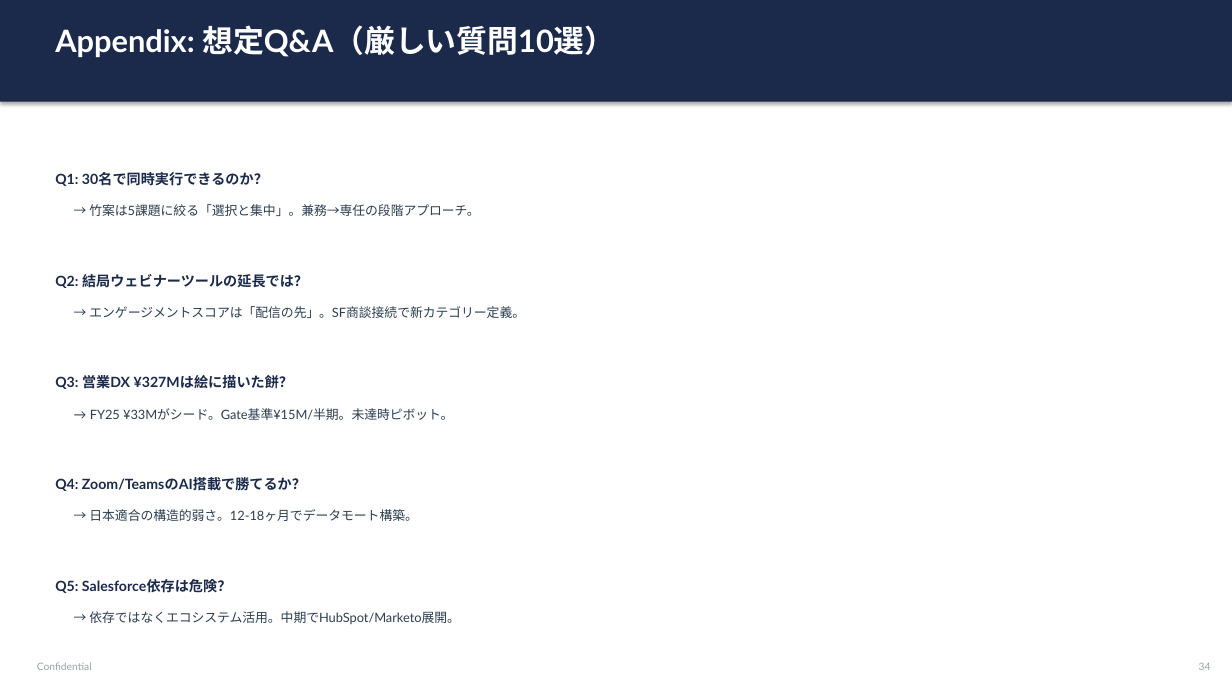
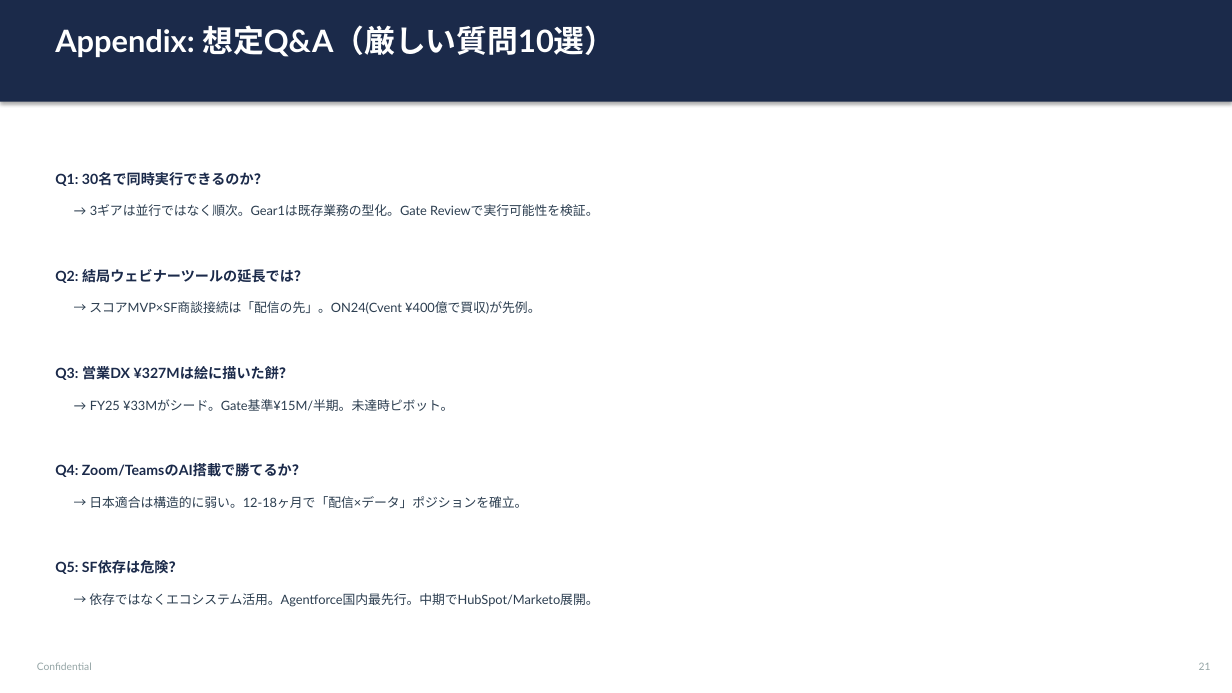
Before and after one commit to kapigon001/nexpro-strategy, a slide deck: slide 21 of output/nexpro_strategy_presentation.pptx (slide 34 before the commit). Drawn at 1232x693 pixels with LibreOffice and Linux fonts; fonts in the diff are those of the drawing. Boxes give left, top, right and bottom in pixels: in the first picture for what was removed or moved away, otherwise in the second. Text is boxed around its words. In the diff, an @@ line names an element or a change of style, - is before the commit and + after.

```diff
--- a/output/nexpro_strategy_presentation.pptx
+++ b/output/nexpro_strategy_presentation.pptx
@@ text at [90, 204, 598, 216]: text changed @@
-→ 竹案は5課題に絞る「選択と集中」。兼務→専任の段階アプローチ。
+→ 3ギアは並行ではなく順次。Gear1は既存業務の型化。Gate Reviewで実行可能性を検証。
@@ text "Q2: 結局ウェビナーツールの延長では？": place and size @@
-text "Q2: 結局ウェビナーツールの延長では？" at [55, 274, 308, 288]
+text "Q2: 結局ウェビナーツールの延長では？" at [55, 269, 308, 283]
@@ text at [89, 301, 540, 314]: text changed @@
-→ エンゲージメントスコアは「配信の先」。SF商談接続で新カテゴリー定義。
+→ スコアMVP×SF商談接続は「配信の先」。ON24(Cvent ¥400億で買収)が先例。
@@ text "Q3: 営業DX ¥327Mは絵に描いた餅？": place and size @@
-text "Q3: 営業DX ¥327Mは絵に描いた餅？" at [55, 375, 293, 389]
+text "Q3: 営業DX ¥327Mは絵に描いた餅？" at [55, 366, 293, 380]
@@ text "→ FY25 ¥33Mがシード。Gate基準¥15M/半期。未達時ピボット。": place and size @@
-text "→ FY25 ¥33Mがシード。Gate基準¥15M/半期。未達時ピボット。" at [90, 408, 453, 420]
+text "→ FY25 ¥33Mがシード。Gate基準¥15M/半期。未達時ピボット。" at [90, 399, 453, 411]
@@ text "Q4: Zoom/TeamsのAI搭載で勝てるか？": place and size @@
-text "Q4: Zoom/TeamsのAI搭載で勝てるか？" at [55, 477, 306, 491]
+text "Q4: Zoom/TeamsのAI搭載で勝てるか？" at [55, 463, 306, 477]
@@ text at [89, 496, 527, 508]: text changed @@
-→ 日本適合の構造的弱さ。12-18ヶ月でデータモート構築。
+→ 日本適合は構造的に弱い。12-18ヶ月で「配信×データ」ポジションを確立。
@@ text at [55, 560, 183, 574]: text changed @@
-Q5: Salesforce依存は危険？
+Q5: SF依存は危険？
@@ text at [89, 593, 598, 607]: text changed @@
-→ 依存ではなくエコシステム活用。中期でHubSpot/Marketo展開。
+→ 依存ではなくエコシステム活用。Agentforce国内最先行。中期でHubSpot/Marketo展開。
@@ text at [1199, 662, 1211, 670]: text changed @@
-34
+21
```
Also in this commit, not shown: 10 other slides changed, 11 slides added, 24 slides removed, 2 other files.
